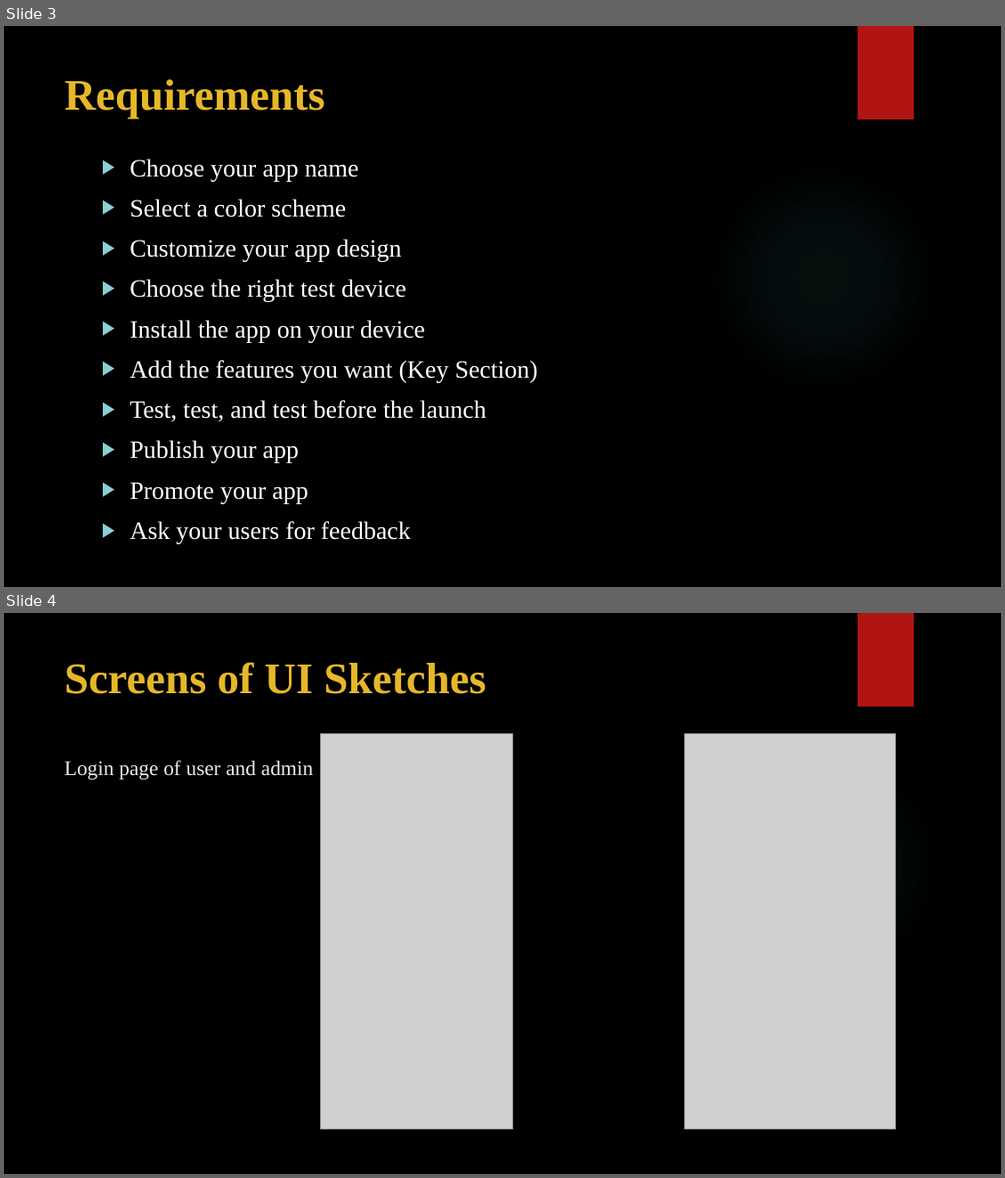
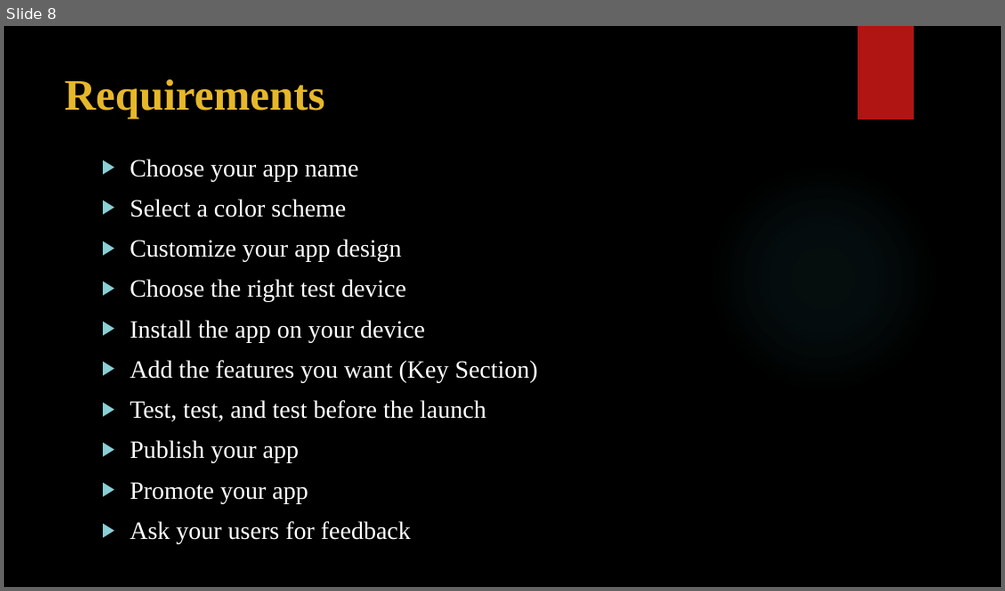
Before and after one commit to sowmyathogiti/Healthify, a slide deck: Healthify-NWMSU.pptx. Shown one above the other, each under a label of ours: slides 3 and 4 before the commit, slide 8 after it. The pictures are 1005x1178 and 1005x591 pixels, drawn with LibreOffice and Linux fonts; fonts in the diff are those of the drawing; grey boxes stand for pictures; background and template pictures are left out. Boxes give left, top, right and bottom in pixels: in the first picture for what was removed or moved away, otherwise in the second. Text is boxed around its words. In the diff, an @@ line names an element or a change of style, - is before the commit and + after.

```diff
--- a/Healthify-NWMSU.pptx
+++ b/Healthify-NWMSU.pptx
@@ slide 4 removed at [4, 613, 1001, 1174], background picture (left out); not listed: 2 template elements that a slide beside it also shows @@
@@ title removed at [65, 662, 485, 779] @@
-Screens of UI Sketches
-Login page of user and admin
@@ picture removed at [320, 734, 512, 1129] @@
@@ picture removed at [685, 734, 896, 1129] @@
@@ what was slide 3 is now slide 8 @@
```
Also in this commit, not shown: 4 slides changed, 1 slide added.
